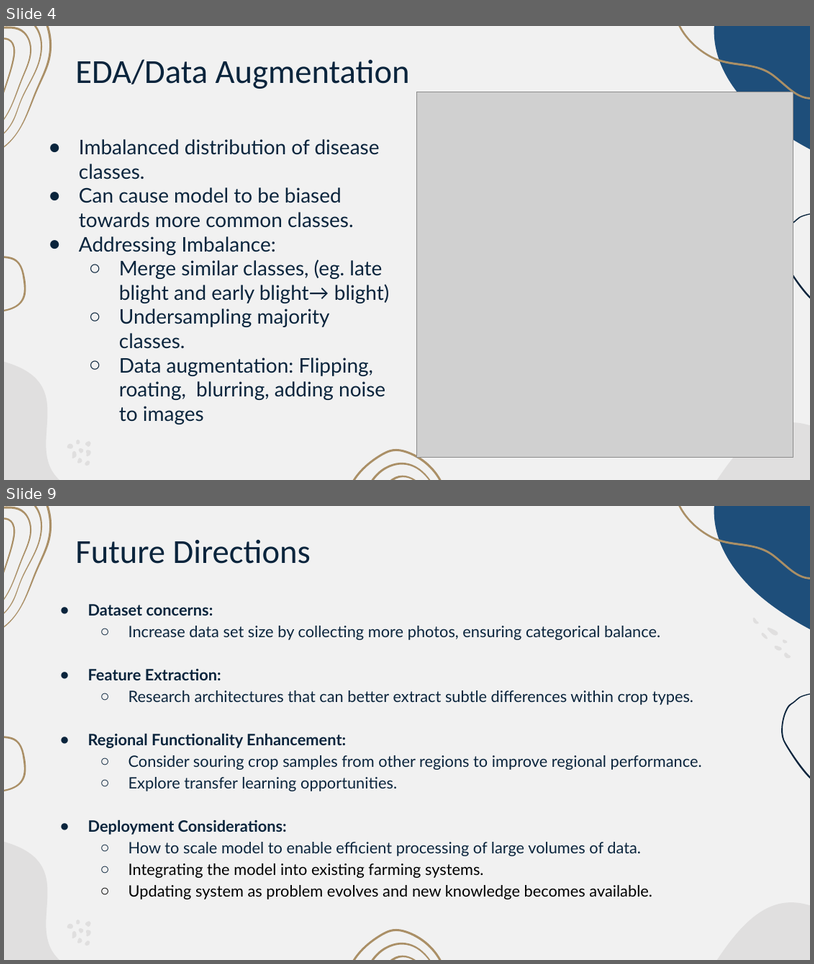
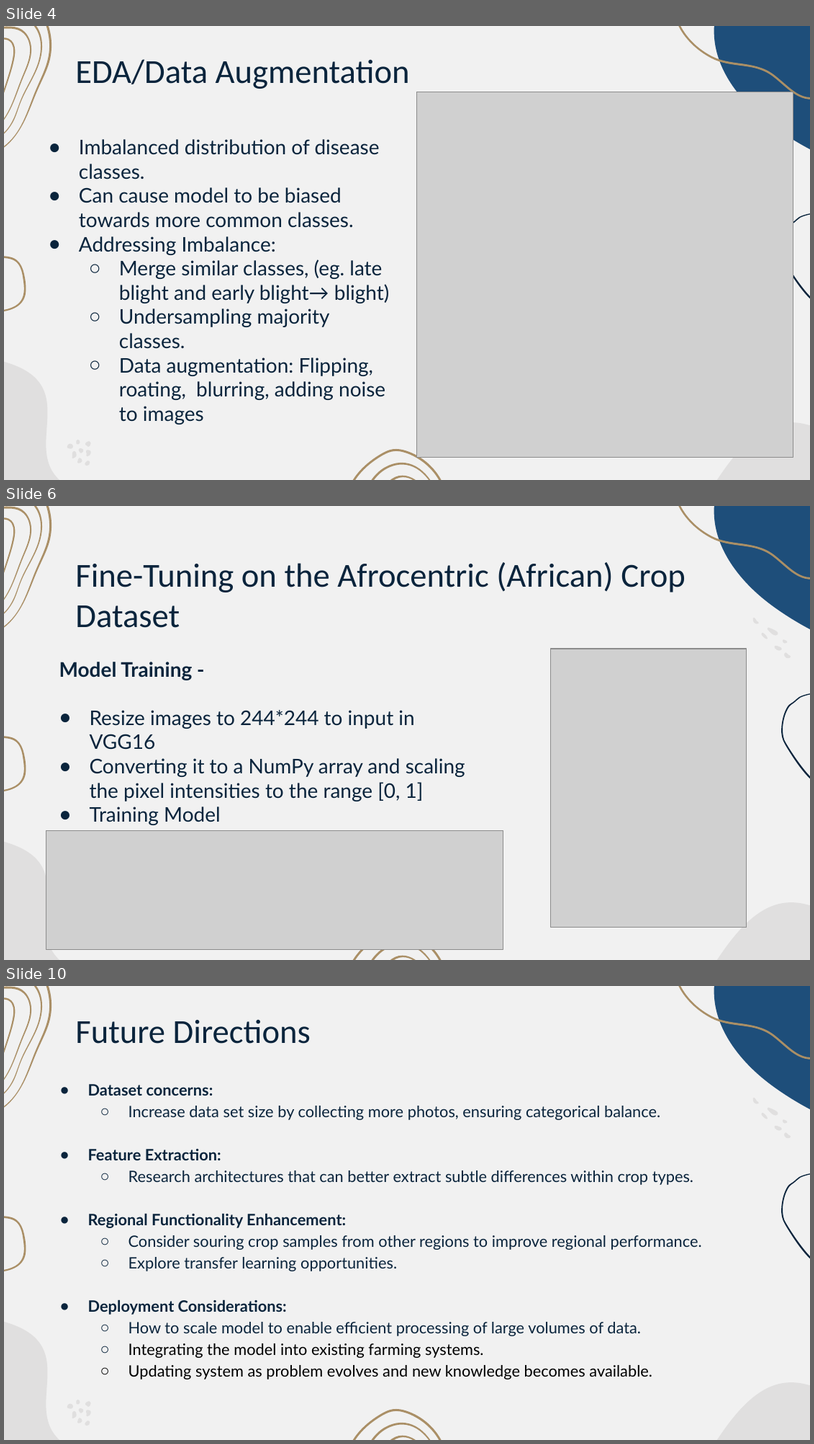
Before and after one commit to ljtaylor99/AAI-521-Final-Project, a slide deck: Final Project Presentation-Team 4.pptx. Shown one above the other, each under a label of ours: slides 4 and 9 before the commit, slides 4, 6 and 10 after it; the slides between them are not shown. The pictures are 814x964 and 814x1444 pixels, drawn with LibreOffice and Linux fonts; fonts in the diff are those of the drawing; grey boxes stand for pictures. Boxes give left, top, right and bottom in pixels: in the first picture for what was removed or moved away, otherwise in the second. Text is boxed around its words. In the diff, an @@ line names an element or a change of style, - is before the commit and + after.

Commit message:
Updated Model Section

```diff
--- a/Final Project Presentation-Team 4.pptx
+++ b/Final Project Presentation-Team 4.pptx
@@ slide 6 added at [4,506,810,960], background #F1F1F1; not listed: 20 template elements that a slide beside it also shows @@
@@ title added at [75,562,685,628], 30 pt, text #0A243C @@
+Fine-Tuning on the Afrocentric (African) Crop Dataset
@@ picture added at [550,649,747,927] @@
@@ text added at [59,662,466,831], 18 pt, text #0A243C @@
+Model Training -
+● Resize images to 244*244 to input in VGG16
+● Converting it to a NumPy array and scaling the pixel intensities to the range [0, 1]
+● Training Model
+● Model prediction
@@ picture added at [46,830,503,950] @@
@@ what was slide 9 is now slide 10 @@
```
Also in this commit, not shown: 4 slides changed.
